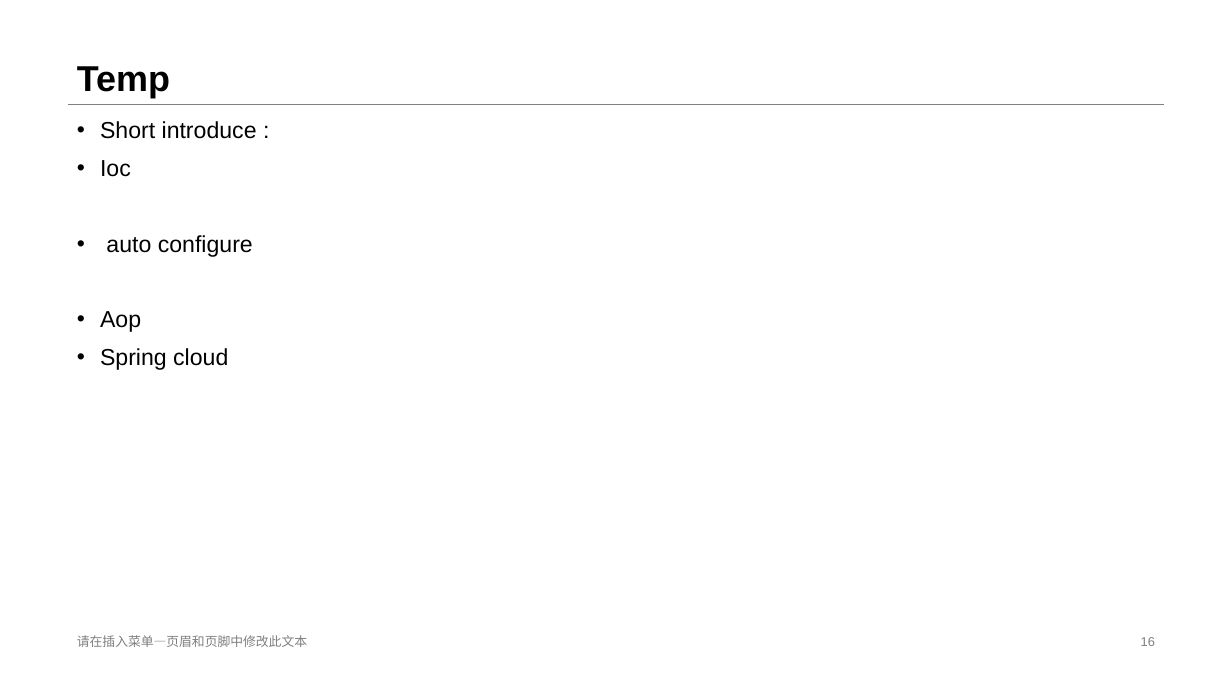
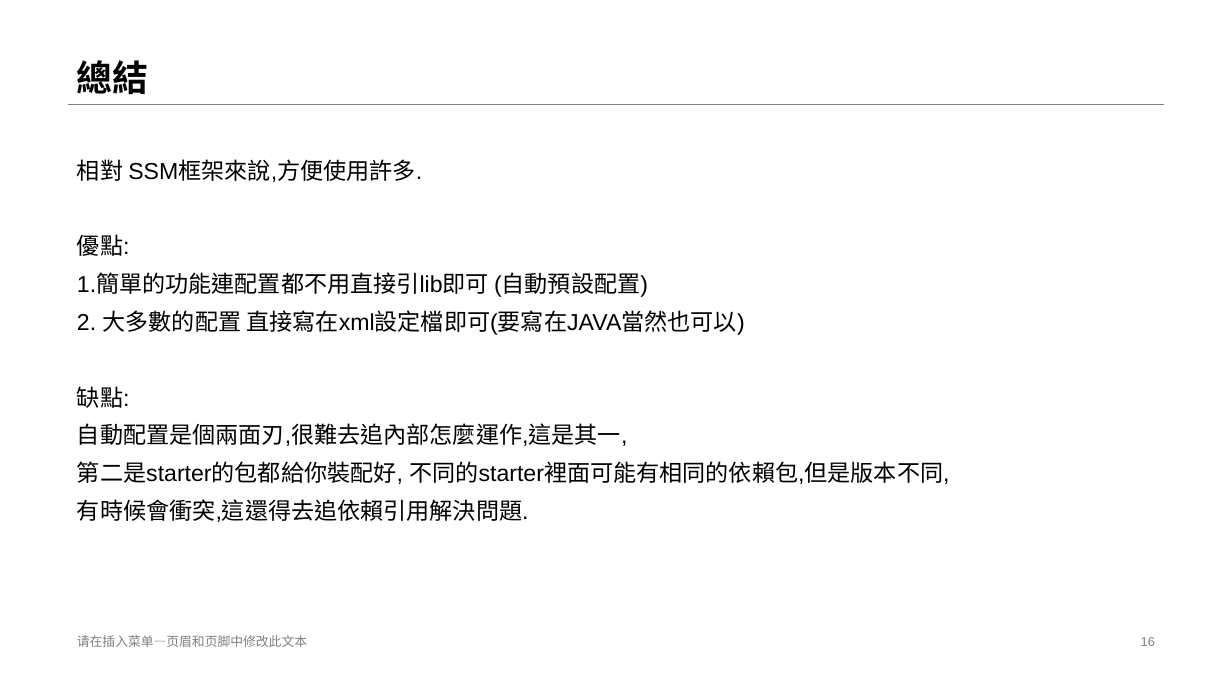
Before and after one commit to stereo720712/2021_Spring_Cloud_ReParctice, a slide deck: slide 16 of Spring_boot_introduce/Spring Boot Introduce.pptx. Drawn at 1232x693 pixels with LibreOffice and Linux fonts; fonts in the diff are those of the drawing. Boxes give left, top, right and bottom in pixels: in the first picture for what was removed or moved away, otherwise in the second. Text is boxed around its words. In the diff, an @@ line names an element or a change of style, - is before the commit and + after.

Commit message:
update spring boot ppt

```diff
--- a/Spring_boot_introduce/Spring Boot Introduce.pptx
+++ b/Spring_boot_introduce/Spring Boot Introduce.pptx
@@ title at [77,60,149,95]: text changed @@
-Temp
+總結
@@ text at [77,159,949,522]: text changed @@
-• Short introduce :
-• Ioc
-• auto configure
-• Aop
-• Spring cloud
+相對 SSM框架來說,方便使用許多.
+優點:
+1.簡單的功能連配置都不用直接引lib即可 (自動預設配置)
+2. 大多數的配置 直接寫在xml設定檔即可(要寫在JAVA當然也可以)
+缺點:
+自動配置是個兩面刃,很難去追內部怎麼運作,這是其一,
+第二是starter的包都給你裝配好, 不同的starter裡面可能有相同的依賴包,但是版本不同,
+有時候會衝突,這還得去追依賴引用解決問題.
```
Also in this commit, not shown: 2 other slides changed.
